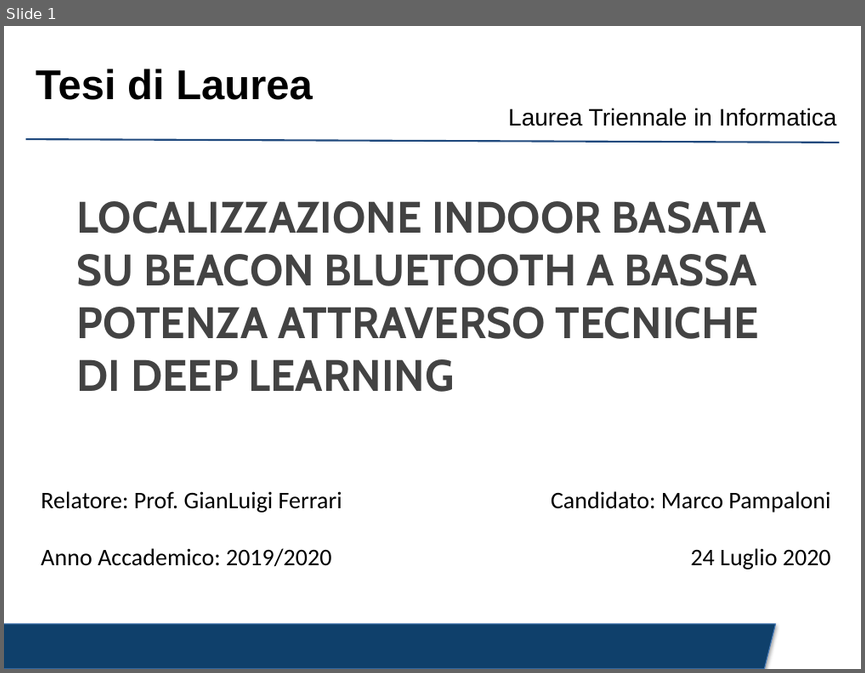
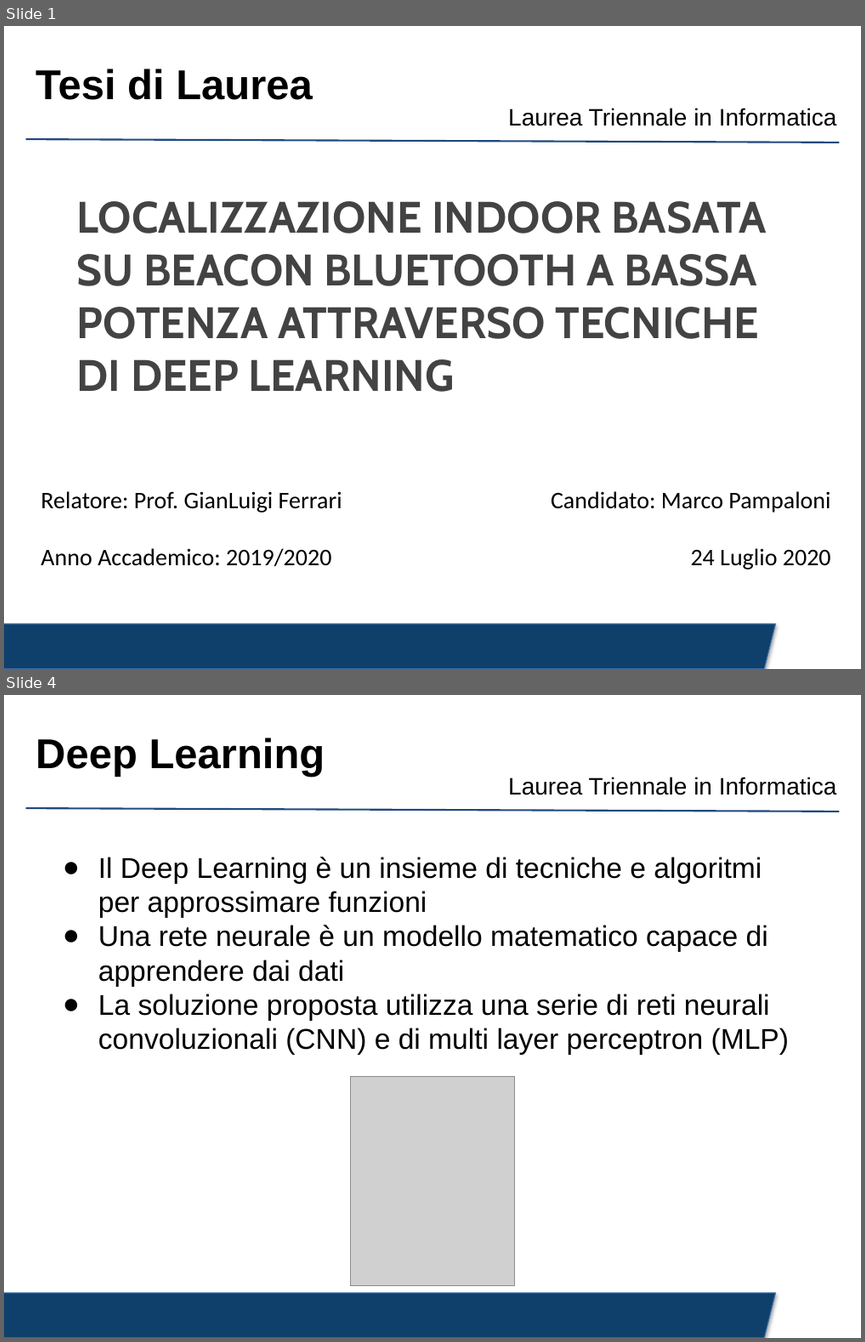
Before and after one commit to crybot/indoor-localization-deep-learning, a slide deck: presentation/presentation.pptx. Shown one above the other, each under a label of ours: slide 1 before the commit, slides 1 and 4 after it; the slides between them are not shown. The pictures are 865x673 and 865x1342 pixels, drawn with LibreOffice and Linux fonts; fonts in the diff are those of the drawing; grey boxes stand for pictures; background and template pictures are left out. Boxes give left, top, right and bottom in pixels: in the first picture for what was removed or moved away, otherwise in the second. Text is boxed around its words. In the diff, an @@ line names an element or a change of style, - is before the commit and + after.

```diff
--- a/presentation/presentation.pptx
+++ b/presentation/presentation.pptx
@@ slide 4 added at <box>4,695,861,1338</box>, background #FFFFFF; not listed: 3 template elements that a slide beside it also shows @@
@@ title added at <box>35,737,325,777</box>, 35 pt, text #000000, bold @@
+Deep Learning
@@ text added at <box>98,857,789,1055</box>, 24 pt, text #000000 @@
+● Il Deep Learning è un insieme di tecniche e algoritmi per approssimare funzioni
+● Una rete neurale è un modello matematico capace di apprendere dai dati
+● La soluzione proposta utilizza una serie di reti neurali convoluzionali (CNN) e di multi layer perceptron (MLP)
@@ picture added at <box>350,1077,515,1286</box> @@
```
Also in this commit, not shown: 1 slide changed, 9 other slides added, 7 slides removed, 4 other files.
